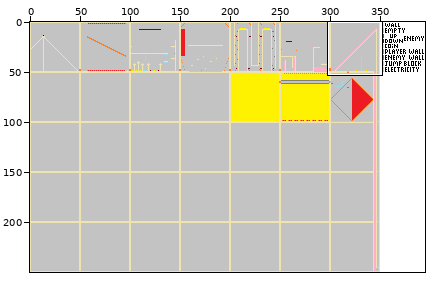
A sprite sheet gets an edit: src/Map.png. Above: a wide view before the commit, with the close-up outlined.
Close-up. Before the commit:
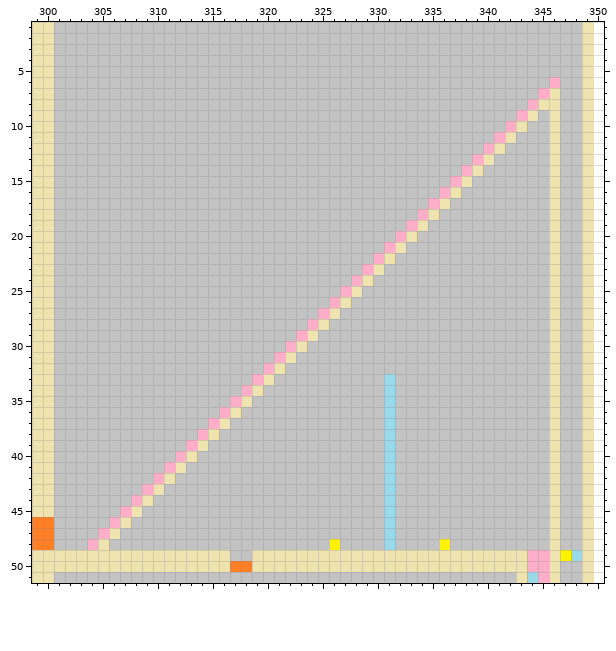
The file is 395x250 pixels. Shown: x 299..350, y 1..51. The commit also changed other parts of the picture, which this record leaves out.
After:
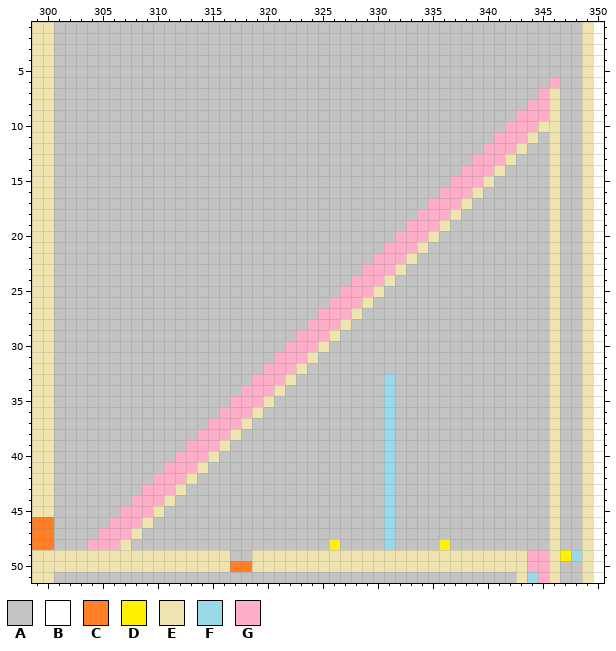
Palette (. is transparent): A #c3c3c3  B #ffffff  C #ff7f27  D #fff200  E #efe4b0  F #99d9ea  G #ffaec9
Change:
{"y":8,"x":345,"old":"E","new":"G"}
{"y":9,"x":344,"old":"EA","new":"GG"}
{"y":10,"x":343,"old":"EAA","new":"GGE"}
{"y":11,"x":342,"old":"EAA","new":"GGE"}
{"y":12,"x":341,"old":"EAA","new":"GGE"}
{"y":13,"x":340,"old":"EAA","new":"GGE"}
{"y":14,"x":339,"old":"EAA","new":"GGE"}
{"y":15,"x":338,"old":"EAA","new":"GGE"}
{"y":16,"x":337,"old":"EAA","new":"GGE"}
{"y":17,"x":336,"old":"EAA","new":"GGE"}
{"y":18,"x":335,"old":"EAA","new":"GGE"}
{"y":19,"x":334,"old":"EAA","new":"GGE"}
{"y":20,"x":333,"old":"EAA","new":"GGE"}
{"y":21,"x":332,"old":"EAA","new":"GGE"}
{"y":22,"x":331,"old":"EAA","new":"GGE"}
{"y":23,"x":330,"old":"EAA","new":"GGE"}
{"y":24,"x":329,"old":"EAA","new":"GGE"}
{"y":25,"x":328,"old":"EAA","new":"GGE"}
{"y":26,"x":327,"old":"EAA","new":"GGE"}
{"y":27,"x":326,"old":"EAA","new":"GGE"}
{"y":28,"x":325,"old":"EAA","new":"GGE"}
{"y":29,"x":324,"old":"EAA","new":"GGE"}
{"y":30,"x":323,"old":"EAA","new":"GGE"}
{"y":31,"x":322,"old":"EAA","new":"GGE"}
{"y":32,"x":321,"old":"EAA","new":"GGE"}
{"y":33,"x":320,"old":"EAA","new":"GGE"}
{"y":34,"x":319,"old":"EAA","new":"GGE"}
{"y":35,"x":318,"old":"EAA","new":"GGE"}
{"y":36,"x":317,"old":"EAA","new":"GGE"}
{"y":37,"x":316,"old":"EAA","new":"GGE"}
{"y":38,"x":315,"old":"EAA","new":"GGE"}
{"y":39,"x":314,"old":"EAA","new":"GGE"}
{"y":40,"x":313,"old":"EAA","new":"GGE"}
{"y":41,"x":312,"old":"EAA","new":"GGE"}
{"y":42,"x":311,"old":"EAA","new":"GGE"}
{"y":43,"x":310,"old":"EAA","new":"GGE"}
{"y":44,"x":309,"old":"EAA","new":"GGE"}
{"y":45,"x":308,"old":"EAA","new":"GGE"}
{"y":46,"x":307,"old":"EAA","new":"GGE"}
{"y":47,"x":306,"old":"EAA","new":"GGE"}
{"y":48,"x":305,"old":"EAA","new":"GGE"}
{"label":"changed","picture_box":[98,99,549,550]}
